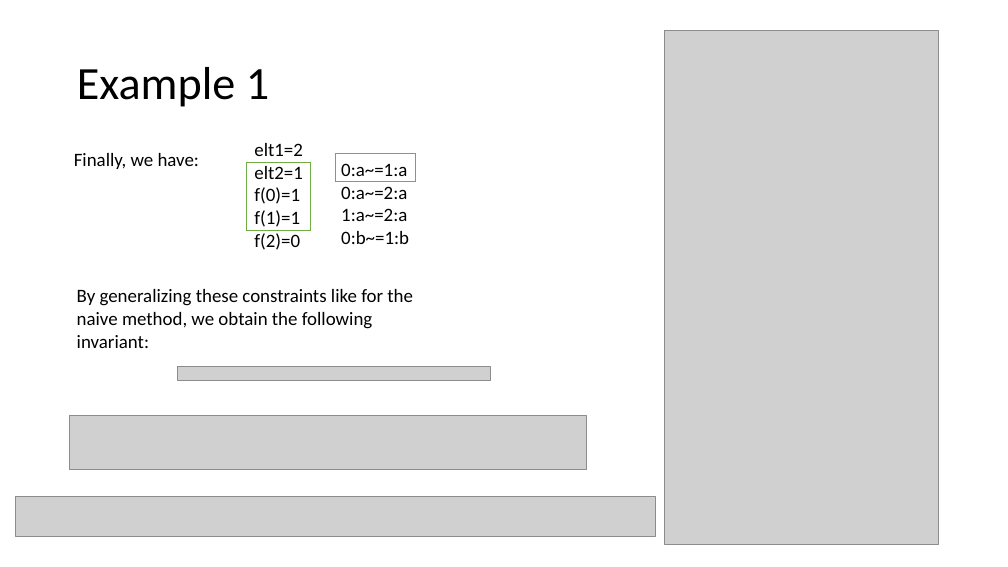
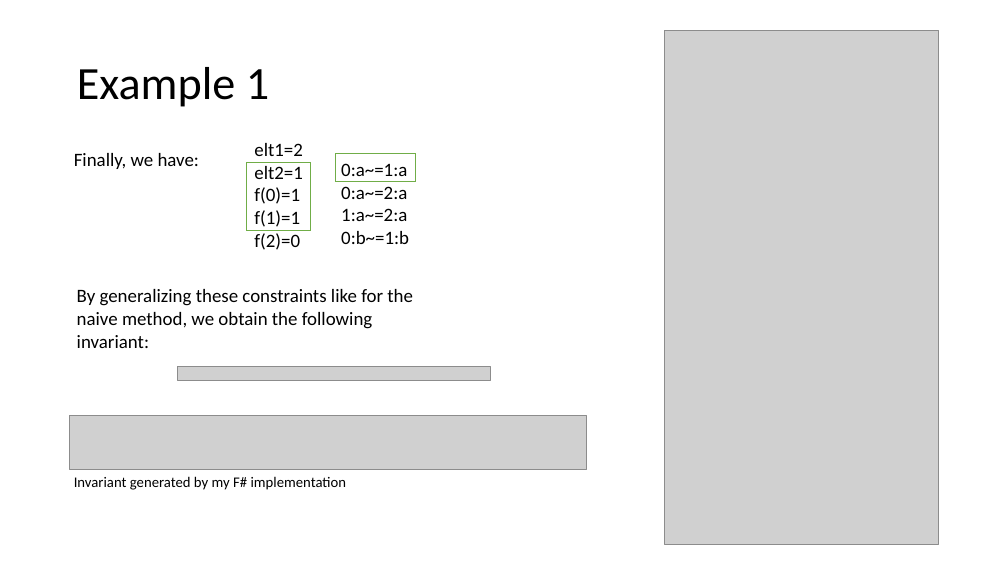
Before and after one commit to tjhance/ivy-research, a slide deck: slide 20 of invariant_synthesis/Invariant Synthesis.pptx. Drawn at 1008x567 pixels with LibreOffice and Linux fonts; fonts in the diff are those of the drawing; grey boxes stand for pictures. Boxes give left, top, right and bottom in pixels: in the first picture for what was removed or moved away, otherwise in the second. Text is boxed around its words. In the diff, an @@ line names an element or a change of style, - is before the commit and + after.

```diff
--- a/invariant_synthesis/Invariant Synthesis.pptx
+++ b/invariant_synthesis/Invariant Synthesis.pptx
@@ text added at (74, 476, 347, 490), 14 pt, text #000000 @@
+Invariant generated by my F# implementation
@@ picture removed at (16, 497, 656, 536) @@
```
Also in this commit, not shown: 10 other slides changed, 13 slides added, 1 slide removed, 1 other file.
